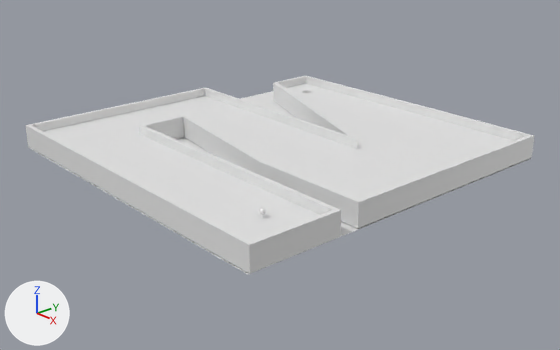
What one commit did to the Blender file SnowHole.blend.
Both versions are drawn from a 50 mm lens placed at (24.8, -21.4, 11.7), pointed at (0.8, -0.4, -0.7). Lighting does not change. The marker at lower left points along +X, +Y and +Z.
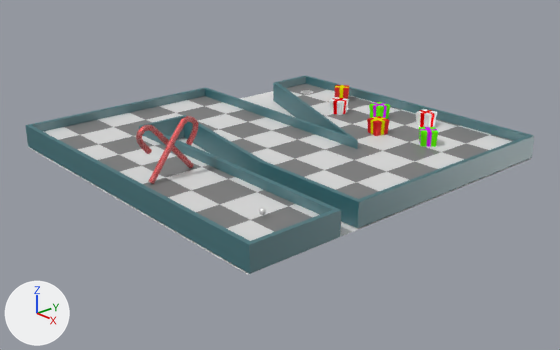
What differs and where, as boxes (x1, y1, x2, y2) in the pictures (560 x 350 px):
'CandyCane.001', added
    after: (149, 116, 198, 184)
'CandyCane', added
    after: (136, 125, 194, 168)
'Cadeau.005', added
    after: (367, 116, 389, 136)
'Cadeau.003', added
    after: (419, 127, 438, 147)
'Cadeau.004', added
    after: (416, 109, 437, 127)
'Cadeau.001', added
    after: (329, 97, 349, 115)
'Cadeau.002', added
    after: (369, 102, 390, 119)
'Cadeau', added
    after: (335, 85, 349, 99)
part 1 of me_cube_003, recoloured (white to grey)
    both: (43, 96, 356, 211)
part 2 of me_cube_003, recoloured (white to grey)
    both: (194, 119, 514, 241)
part 3 of me_cube_003, recoloured (white to grey)
    both: (286, 84, 416, 149)
part 4 of me_cube_003, recoloured (grey to cyan)
    both: (25, 76, 534, 274)

What changed in the scene script:
```text
Add mat_trou:
    mat_trou = bpy.data.materials.new('trou')
    # nodes: BsdfAnisotropic, BsdfDiffuse, MixShader, OutputMaterial
Add mat_terraincol:
    mat_terraincol = bpy.data.materials.new('terrainCol')
    # nodes: BsdfAnisotropic, BsdfDiffuse, MixShader, OutputMaterial, TexChecker
Add mat_wallcol:
    mat_wallcol = bpy.data.materials.new('wallCol')
    # nodes: BsdfAnisotropic, BsdfDiffuse, MixShader, OutputMaterial
    # colours: dark cyan #1a6e77
Add mat_candycanecol:
    mat_candycanecol = bpy.data.materials.new('CandyCaneCol')
    # nodes: BsdfAnisotropic, BsdfDiffuse, MixShader, OutputMaterial, TexWave
    # colours: red #e71e21
Add mat_goldribbon:
    mat_goldribbon = bpy.data.materials.new('GoldRibbon')
    # nodes: BsdfAnisotropic, BsdfDiffuse, MixShader, OutputMaterial
    # colours: yellow #fff000
Add mat_redgift:
    mat_redgift = bpy.data.materials.new('RedGift')
    # nodes: BsdfAnisotropic, BsdfDiffuse, MixShader, OutputMaterial
    # colours: red #ff0004, red #e75f5b
Add mat_redribbon:
    mat_redribbon = bpy.data.materials.new('RedRibbon')
    # nodes: BsdfAnisotropic, BsdfDiffuse, MixShader, OutputMaterial
    # colours: red #ff0000, red #ff0003
Add mat_whitegift:
    mat_whitegift = bpy.data.materials.new('WhiteGift')
    # nodes: BsdfAnisotropic, BsdfDiffuse, MixShader, OutputMaterial
    # colours: white #ffffff
Add mat_greengift:
    mat_greengift = bpy.data.materials.new('GreenGift')
    # nodes: BsdfAnisotropic, BsdfDiffuse, MixShader, OutputMaterial
    # colours: green #6bff0c, green #5ae71d
Add mat_purpleribbon:
    mat_purpleribbon = bpy.data.materials.new('PurpleRibbon')
    # nodes: BsdfAnisotropic, BsdfDiffuse, MixShader, OutputMaterial
    # colours: pink #f727ff, purple #c123ff
Change me_cube_003:
    where me_cube_003.from_pydata(...)  # 180 vertices, 148 faces; spans x -7.0..1.0, y -1.0..6.98, z -1.0..1.0
    used by ob_cube; location = (6.03, -5.96, 0.55); scale = (2.0, 2.0, 0.5)
    me_cube_003 part 1: 15 of the faces centred in x -7.0..-3.1, y -1.0..3.02, z -1.0..1.0 switch from no material to mat_terraincol
    me_cube_003 part 2: 6 of the faces centred in x -0.37..0.0, y 0.0..5.62, z -1.0..0.21 switch from no material to mat_terraincol
    me_cube_003 part 3: 3 of the faces centred in x -5.37..-3.95, y 5.87..6.39, z -1.0..0.12 switch from no material to mat_terraincol
    me_cube_003 part 4: 59 of the faces centred in x -7.0..1.0, y -1.0..6.98, z 0.0..1.0 switch from no material to mat_wallcol
    add me_cube_003.materials.append(mat_trou)
Add ob_candycane:
    ob_candycane = bpy.data.objects.new('CandyCane', me_circle)  # 272 vertices, 258 faces; spans x 6.3..12.3, y -17.1..-15.6, z 2.6..21.3; modifiers SUBSURF
    ob_candycane.location = (3.22, -3.85, 0.98)
    ob_candycane.rotation_euler = (-0.071, 0.708, -1.675)  # degrees (-4.1, 41, -96)
    ob_candycane.scale = (0.161, 0.161, 0.161)
Add ob_candycane_001:
    ob_candycane_001 = bpy.data.objects.new('CandyCane.001', me_circle_001)  # 272 vertices, 258 faces; spans x -5.3..0.7, y 12.9..14.3, z -12.5..6.2; modifiers SUBSURF
    ob_candycane_001.location = (3.11, -5.25, 1.94)
    ob_candycane_001.rotation_euler = (-0.0628, 0.655, 1.511)  # degrees (-3.6, 38, 87)
    ob_candycane_001.scale = (0.161, 0.161, 0.161)
Add ob_cadeau:
    ob_cadeau = bpy.data.objects.new('Cadeau', me_plane_001)  # 168 vertices, 166 faces; spans x -0.36..0.361, y -0.359..0.361, z -0.657..0.006; modifiers SUBSURF
    ob_cadeau.location = (-2.6, 6.86, 1.3)
    ob_cadeau.rotation_euler = (0.0, 0.0, 0.7)  # degrees (0, 0, 40)
Add ob_cadeau_001:
    ob_cadeau_001 = bpy.data.objects.new('Cadeau.001', me_plane_002)  # 168 vertices, 166 faces; spans x -0.36..0.361, y -0.359..0.361, z -0.657..0.006; modifiers SUBSURF
    ob_cadeau_001.location = (-0.99, 5.01, 1.3)
    ob_cadeau_001.rotation_euler = (6.283, 0.0, -1.286)  # degrees (360, 0, -74)
Add ob_cadeau_002:
    ob_cadeau_002 = bpy.data.objects.new('Cadeau.002', me_plane_003)  # 168 vertices, 166 faces; spans x -0.36..0.361, y -0.359..0.361, z -0.657..0.006; modifiers SUBSURF
    ob_cadeau_002.location = (0.91, 5.87, 1.3)
Add ob_cadeau_003:
    ob_cadeau_003 = bpy.data.objects.new('Cadeau.003', me_plane_004)  # 168 vertices, 166 faces; spans x -0.36..0.361, y -0.359..0.361, z -0.657..0.006; modifiers SUBSURF
    ob_cadeau_003.location = (4.9, 4.57, 1.3)
    ob_cadeau_003.rotation_euler = (0.0, 0.0, -0.734)  # degrees (0, 0, -42)
Add ob_cadeau_004:
    ob_cadeau_004 = bpy.data.objects.new('Cadeau.004', me_plane_002.copy())  # modifiers SUBSURF
    ob_cadeau_004.location = (3.16, 6.6, 1.3)
    ob_cadeau_004.rotation_euler = (0.0, 0.0, 1.669)  # degrees (0, 0, 96)
Add ob_cadeau_005:
    ob_cadeau_005 = bpy.data.objects.new('Cadeau.005', me_plane_001.copy())  # modifiers SUBSURF
    ob_cadeau_005.location = (2.44, 4.07, 1.3)
    ob_cadeau_005.rotation_euler = (0.0, 0.0, 4.541)  # degrees (0, 0, 260)
```
